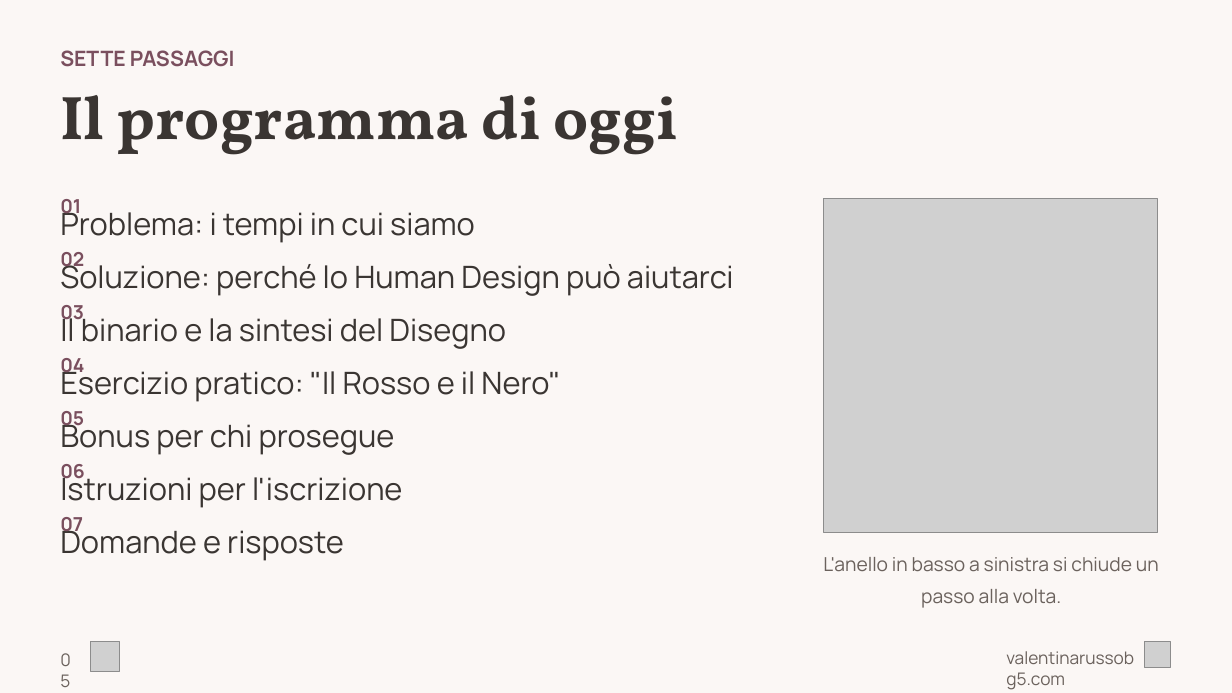
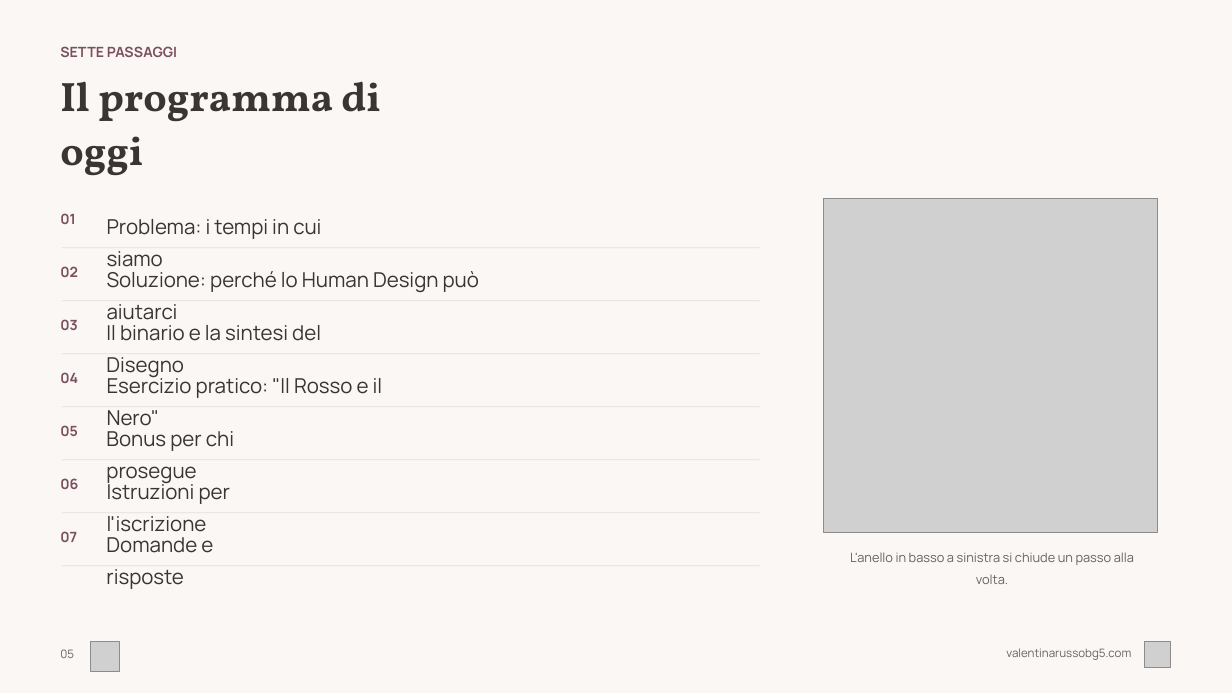
Before and after one commit to valentina-russo/valentinarusso-site, a slide deck: slide 5 of grav-site/root/kit-corso/corso-base-hd.pptx. Drawn at 1232x693 pixels with LibreOffice and Linux fonts; fonts in the diff are those of the drawing; grey boxes stand for pictures. Boxes give left, top, right and bottom in pixels: in the first picture for what was removed or moved away, otherwise in the second. Text is boxed around its words. In the diff, an @@ line names an element or a change of style, - is before the commit and + after.

```diff
--- a/grav-site/root/kit-corso/corso-base-hd.pptx
+++ b/grav-site/root/kit-corso/corso-base-hd.pptx
@@ text "SETTE PASSAGGI" at box(60, 46, 177, 57): size 16.5 to 11 pt @@
@@ text "Il programma di oggi" at box(60, 81, 381, 176): size 48 to 32 pt @@
@@ text "Problema: i tempi in cui ...": place and size @@
-text "Problema: i tempi in cui ..." at box(60, 207, 475, 243)
+text "Problema: i tempi in cui ..." at box(107, 219, 321, 273)
@@ rectangle added at box(62, 248, 761, 249), fill #E8DDD9 @@
@@ text "Soluzione: perché lo Human Design ...": place and size @@
-text "Soluzione: perché lo Human Design ..." at box(60, 260, 734, 296)
+text "Soluzione: perché lo Human Design ..." at box(107, 271, 479, 326)
@@ rectangle added at box(62, 300, 761, 301), fill #E8DDD9 @@
@@ text "Il binario e la sintesi ...": place and size @@
-text "Il binario e la sintesi ..." at box(60, 313, 506, 349)
+text "Il binario e la sintesi ..." at box(106, 325, 321, 379)
@@ rectangle added at box(62, 354, 761, 355), fill #E8DDD9 @@
@@ text "Esercizio pratico: "Il Rosso e ...": place and size @@
-text "Esercizio pratico: "Il Rosso e ..." at box(60, 366, 560, 402)
+text "Esercizio pratico: "Il Rosso e ..." at box(107, 374, 383, 432)
@@ rectangle added at box(62, 407, 761, 408), fill #E8DDD9 @@
@@ text "Bonus per chi prosegue": place and size @@
-text "Bonus per chi prosegue" at box(60, 419, 395, 455)
+text "Bonus per chi prosegue" at box(106, 431, 234, 485)
@@ 7 texts: place and size @@
-7 texts at box(60, 199, 85, 537)
+7 texts at box(60, 213, 78, 542)
@@ size 15 to 11 pt in 7 elements at box(60, 213, 75, 224), box(60, 266, 78, 277), box(60, 319, 78, 330), box(60, 531, 77, 542), box(60, 372, 78, 383), box(60, 425, 78, 436), box(60, 478, 78, 489) @@
@@ rectangle added at box(62, 459, 761, 460), fill #E8DDD9 @@
@@ text "Istruzioni per l'iscrizione": place and size @@
-text "Istruzioni per l'iscrizione" at box(60, 472, 402, 508)
+text "Istruzioni per l'iscrizione" at box(107, 480, 230, 538)
@@ rectangle added at box(62, 513, 761, 514), fill #E8DDD9 @@
@@ size 24 to 16 pt in 7 elements at box(107, 271, 479, 326), box(107, 374, 383, 432), box(106, 325, 321, 379), box(107, 219, 321, 273), box(107, 480, 230, 538), box(106, 431, 234, 485), box(106, 537, 213, 589) @@
@@ text "Domande e risposte": place and size @@
-text "Domande e risposte" at box(60, 525, 344, 561)
+text "Domande e risposte" at box(106, 537, 213, 589)
@@ rectangle added at box(62, 566, 761, 567), fill #E8DDD9 @@
@@ text "L'anello in basso a sinistra ...": place and size @@
-text "L'anello in basso a sinistra ..." at box(823, 557, 1159, 608)
+text "L'anello in basso a sinistra ..." at box(850, 552, 1134, 565)
@@ text "L'anello in basso a sinistra ..." at box(850, 552, 1134, 565): size 15 to 10 pt @@
@@ text "05" at box(60, 649, 74, 658): size 13.5 to 9 pt @@
@@ text "valentinarussobg5.com" at box(1006, 648, 1131, 660): size 13.5 to 9 pt @@
```
Also in this commit, not shown: 29 other slides changed, 1 other file.
